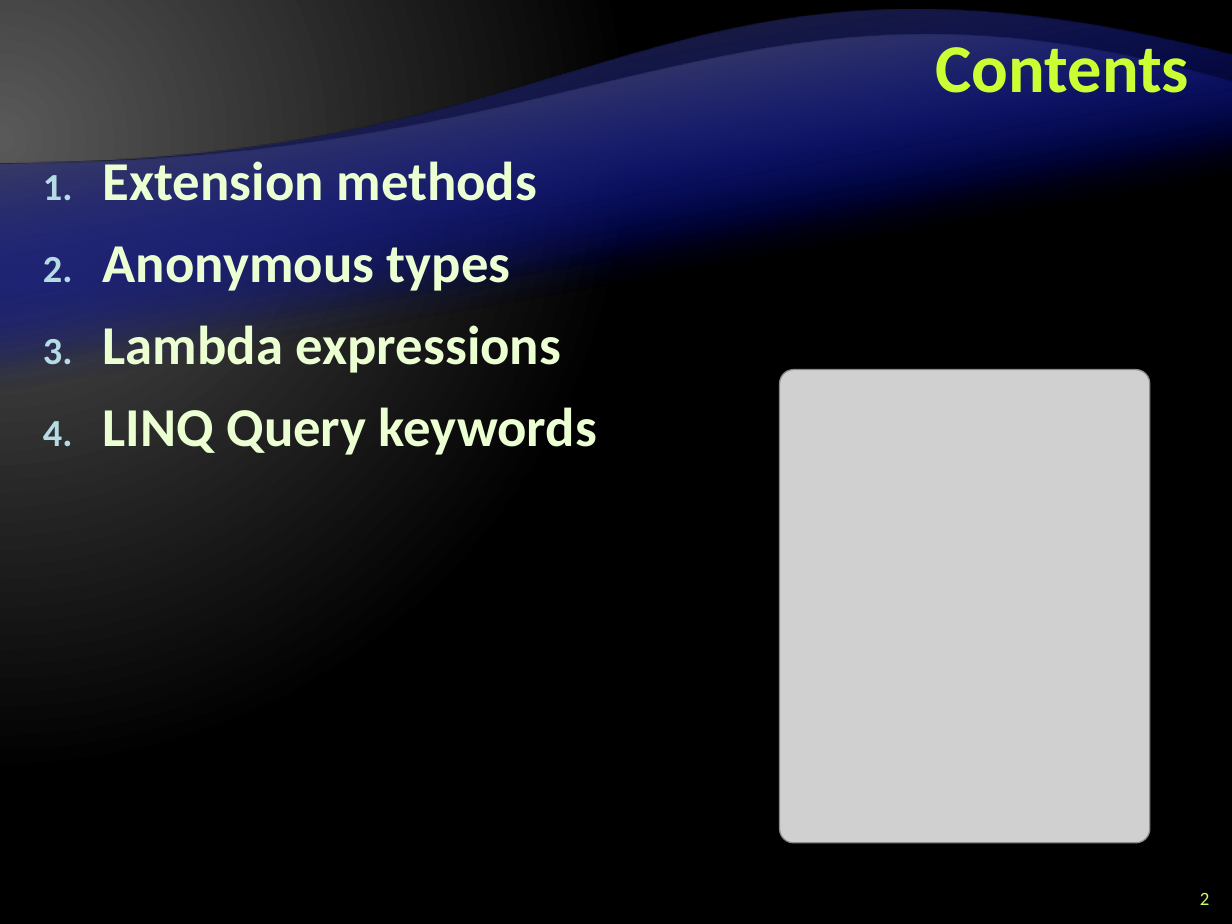
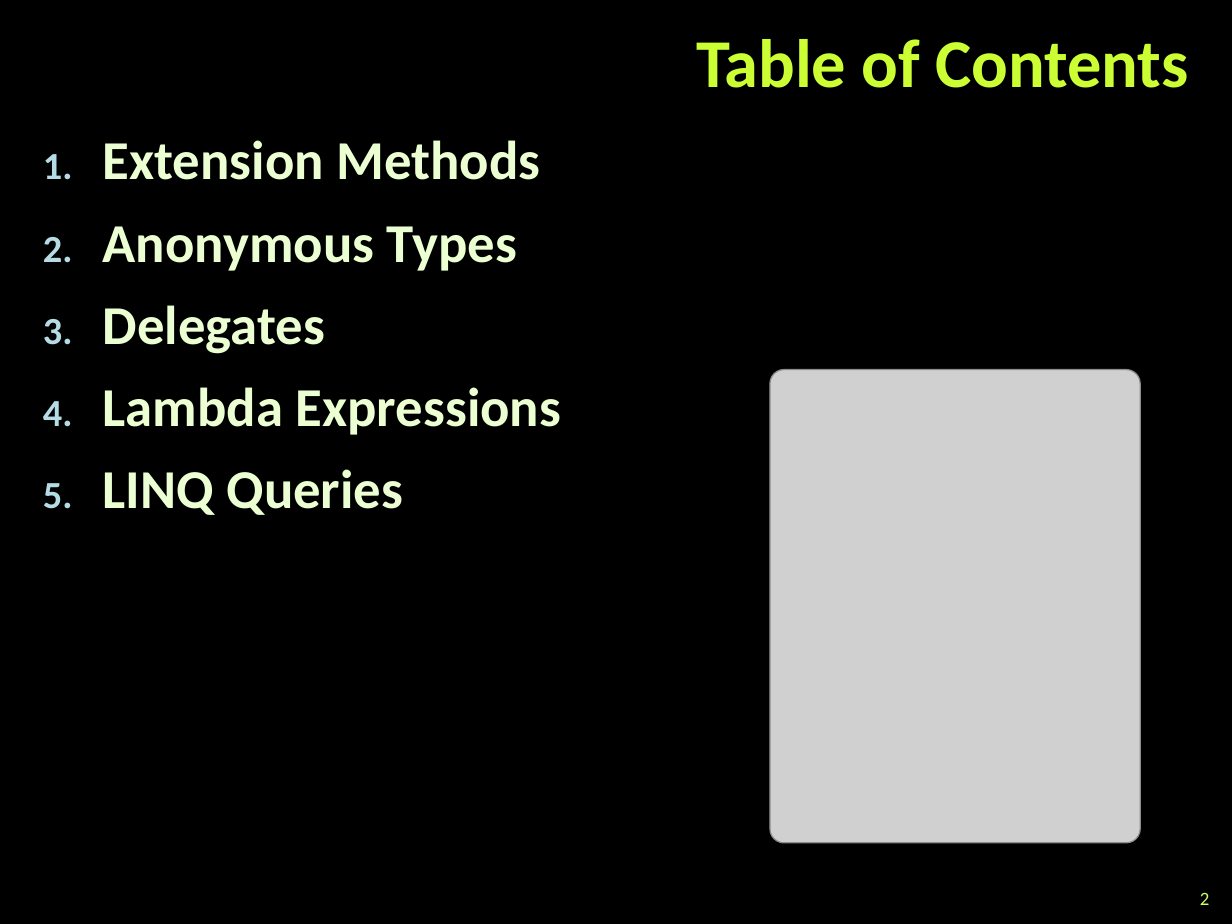
Before and after one commit to zlatkov/Telerik-Academy, a slide deck: slide 2 of C#OOP/Extension-Methods-Delegates-Lambda-LINQ.pptx. Drawn at 1232x924 pixels with LibreOffice and Linux fonts; fonts in the diff are those of the drawing; grey boxes stand for pictures; background and template pictures are left out. Boxes give left, top, right and bottom in pixels: in the first picture for what was removed or moved away, otherwise in the second. Text is boxed around its words. In the diff, an @@ line names an element or a change of style, - is before the commit and + after.

Commit message:
Added the new tasks to Extension Methods, Delegates,....

```diff
--- a/C#OOP/Extension-Methods-Delegates-Lambda-LINQ.pptx
+++ b/C#OOP/Extension-Methods-Delegates-Lambda-LINQ.pptx
@@ background gradient #595959 to #000000 to picture (left out) @@
@@ freeform shape removed at box(0, 55, 1232, 804) @@
@@ freeform shape removed at box(0, 55, 1232, 804) @@
@@ title at box(696, 39, 1189, 88): text changed @@
-Contents
+Table of Contents
@@ freeform shape removed at box(0, 83, 1232, 686) @@
@@ freeform shape removed at box(0, 83, 1232, 686) @@
@@ text at box(103, 140, 561, 515): text changed @@
-1. Extension methods
-2. Anonymous types
-3. Lambda expressions
-4. LINQ Query keywords
+1. Extension Methods
+2. Anonymous Types
+3. Delegates
+4. Lambda Expressions
+5. LINQ Queries
@@ picture: place and size @@
-picture at box(780, 370, 1151, 843)
+picture at box(770, 370, 1141, 843)
```
Also in this commit, not shown: 28 other slides changed, 22 slides added, 1 slide removed, 13 other files.
